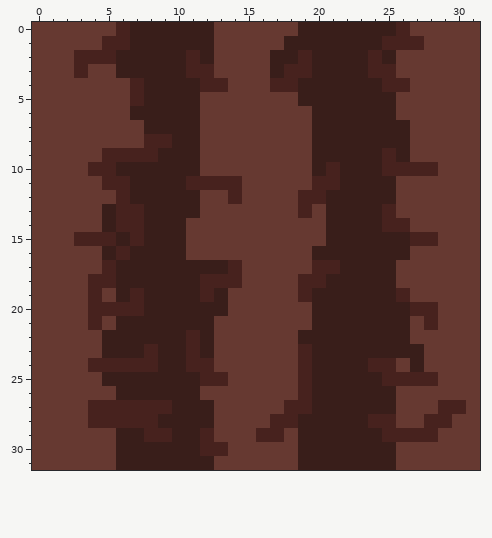
Pixel-art sprite: Cave Game/Assets/Imports/puu.png. The first picture shows the starting point.
The file is 32x32 pixels.
Once edited:
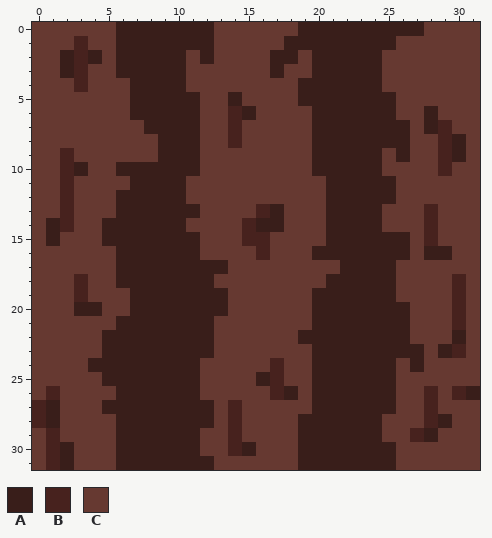
Palette (. is transparent): A #391e1a  B #47221e  C #663931
Difference:
Colour B gives way to colour A in row 0 at x 6 and 26; in row 1 at x 6 and 25; in row 2 at x 4 and 24; in row 3 at x 24; in rows 4 to 5 at x 7; in row 8 at x 9.
Colour B gives way to colour A in rows 10 to 11 at x 21; in row 12 at x 6; in rows 13 to 14 at x 6 to 7; in row 15 at x 5 and 7; in row 16 at x 6; in row 18 at x 12.
Colour B gives way to colour A in row 19 at x 7 and 12; in row 20 at x 4 and 7; in row 22 at x 11; in row 23 at x 8 and 11; in row 24 at x 4 to 8, 11 and 24 to 25; in row 25 at x 25.
Colour B gives way to colour A in row 27 at x 5 to 9; in row 28 at x 6 to 8, 24 and 29; in row 29 at x 8 to 9 and 28.
Colour C gives way to colour A in row 0 at x 27; in rows 2 to 3 at x 2; in row 5 at x 14; in row 6 at x 15 and 28; in row 7 at x 28; in rows 8 to 9 at x 30.
Colour C gives way to colour A in row 10 at x 3; in row 13 at x 17; in row 14 at x 1 and 16 to 17; in row 15 at x 1 and 11; in row 16 at x 11 and 28 to 29; in row 20 at x 3.
Colour C gives way to colour A in row 22 at x 30; in row 23 at x 29; in row 25 at x 16; in row 26 at x 18 and 31; in rows 27 to 28 at x 1; in row 30 at x 2 and 15.
Colour C gives way to colour A in row 31 at x 2.
Colour C gives way to colour B in row 1 at x 3; in row 4 at x 3; in row 6 at x 14; in rows 7 to 8 at x 14 and 29; in rows 9 to 10 at x 2 and 29; in rows 11 to 12 at x 2.
Colour C gives way to colour B in row 13 at x 2, 16 and 28; in row 14 at x 2, 15 and 28; in row 15 at x 15 to 16; in row 16 at x 16; in rows 18 to 19 at x 3 and 30; in rows 20 to 21 at x 30.
Colour C gives way to colour B in row 23 at x 30; in rows 24 to 25 at x 17; in row 26 at x 1, 17, 28 and 30; in row 27 at x 0, 14 and 28; in row 28 at x 0 and 14; in rows 29 to 30 at x 1 and 14.
Colour C gives way to colour B in row 31 at x 1.
Colour A gives way to colour C in row 2 at x 25; in row 4 at x 11; in row 12 at x 11; in row 13 at x 5; in row 16 at x 5; in row 19 at x 6.
Colour B gives way to colour C in row 1 at x 5 and 26 to 27; in row 2 at x 5, 11 and 19; in row 3 at x 11 to 12, 18 to 19 and 25; in row 4 at x 12 to 13, 17 to 18 and 25 to 26; in row 8 at x 8; in row 9 at x 5 to 8 and 25.
Colour B gives way to colour C in row 10 at x 4 to 5 and 25 to 28; in row 11 at x 5 to 6, 11 to 14 and 20; in row 12 at x 14 and 19 to 20; in row 13 at x 19 and 25; in row 14 at x 25 to 26; in row 15 at x 3 to 4 and 27.
Colour B gives way to colour C in row 17 at x 5, 14 and 20 to 21; in row 18 at x 4 to 5, 13 to 14 and 19 to 20; in row 19 at x 4, 19 and 26; in row 20 at x 5 to 6 and 27 to 28; in row 21 at x 4 and 28; in row 23 at x 19.
Colour B gives way to colour C in row 24 at x 12 and 19; in row 25 at x 12 to 13, 19 and 26 to 28; in row 26 at x 19; in row 27 at x 4, 18 to 19 and 29 to 30; in row 28 at x 4 to 5, 17 to 18 and 25; in row 29 at x 12, 16 to 17 and 25 to 26.
Colour B gives way to colour C in row 30 at x 12 to 13.
Pixel boxes of the changes (left, top, right, bottom) in both pictures:
changed: (32, 22, 480, 470)
